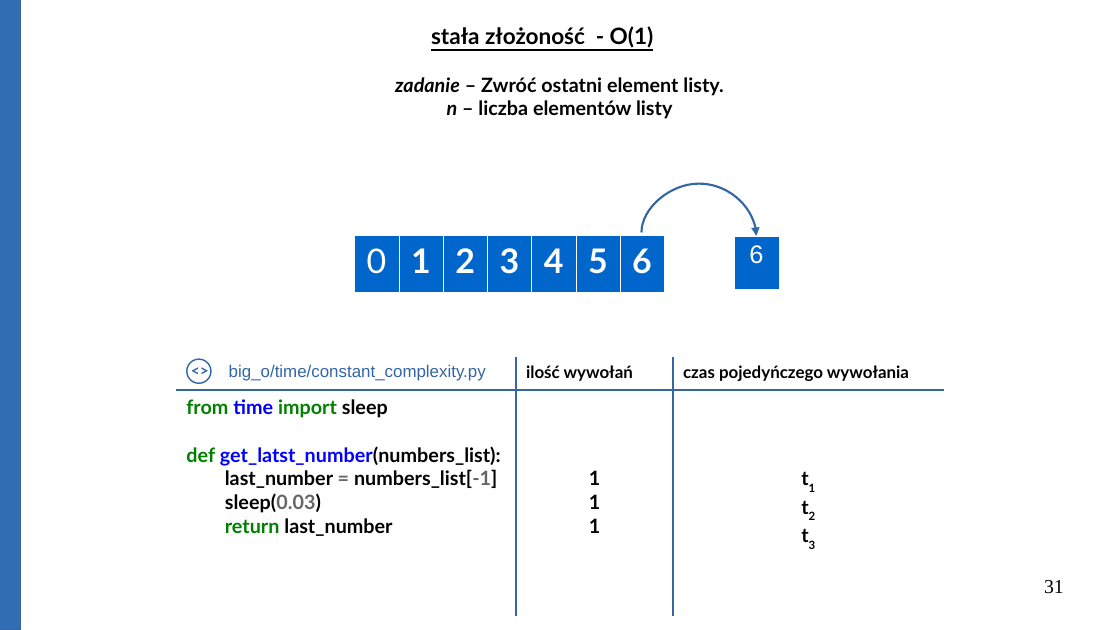
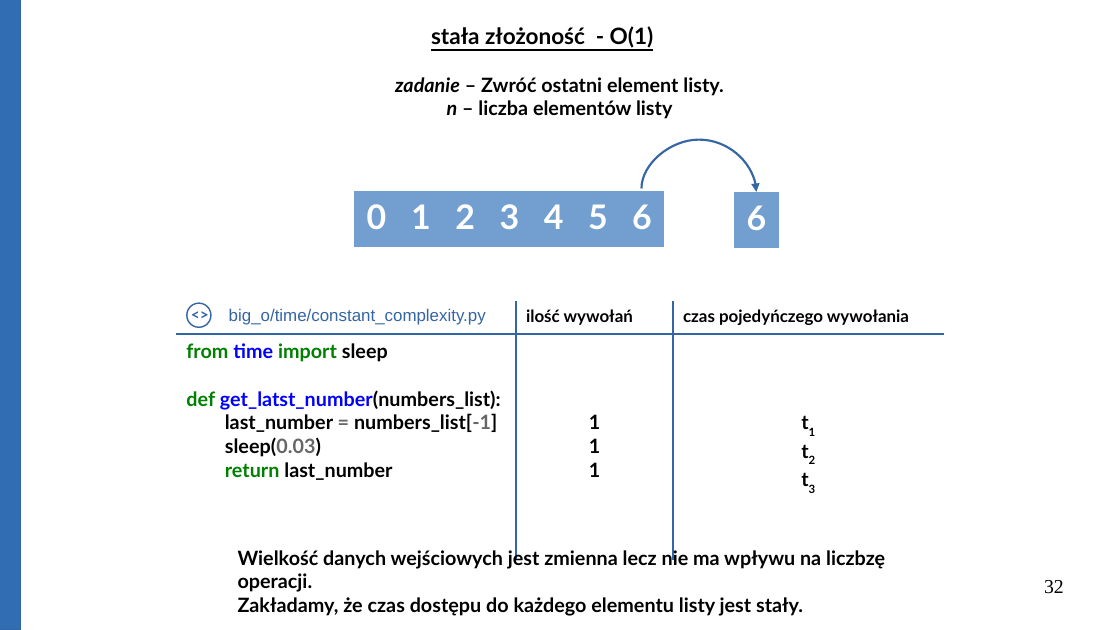
Before and after one commit to Michael-Wisniewski/algorithmic-workshop, a slide deck: slide 32 of gotowa.odp (slide 31 before the commit). Drawn at 1120x630 pixels with LibreOffice and Linux fonts; fonts in the diff are those of the drawing. Boxes give left, top, right and bottom in pixels: in the first picture for what was removed or moved away, otherwise in the second. Text is boxed around its words. In the diff, an @@ line names an element or a change of style, - is before the commit and + after.

```diff
--- a/gotowa.odp
+++ b/gotowa.odp
@@ 2 tables, 1 curved arrow: place and size @@
-2 tables, 1 curved arrow at [355, 184, 779, 289]
+2 tables, 1 curved arrow at [355, 139, 779, 245]
@@ table at [355, 191, 667, 244] @@
@@ fill #0066CC to #729FCF in row 1 @@
@@ bold on in "0" @@
@@ borders changed @@
@@ table at [734, 192, 779, 245] @@
@@ fill #0066CC to #729FCF in row 1, column 1 @@
@@ size 18 to 24 pt, font Arial to Lato, bold on @@
@@ borders changed @@
@@ 1 table, 1 text, 1 ellipse: place and size @@
-1 table, 1 text, 1 ellipse at [177, 356, 944, 561]
+1 table, 1 text, 1 ellipse at [177, 300, 944, 505]
@@ text added at [238, 548, 885, 616], 14 pt, text #000000, bold @@
+Wielkość danych wejściowych jest zmienna lecz nie ma wpływu na liczbzę operacji.
+Zakładamy, że czas dostępu do każdego elementu listy jest stały.
@@ page number at [1044, 580, 1064, 594]: text changed @@
-31
+32
```
Also in this commit, not shown: 21 other slides changed, 14 slides added, 1 slide removed, 4 other files.
